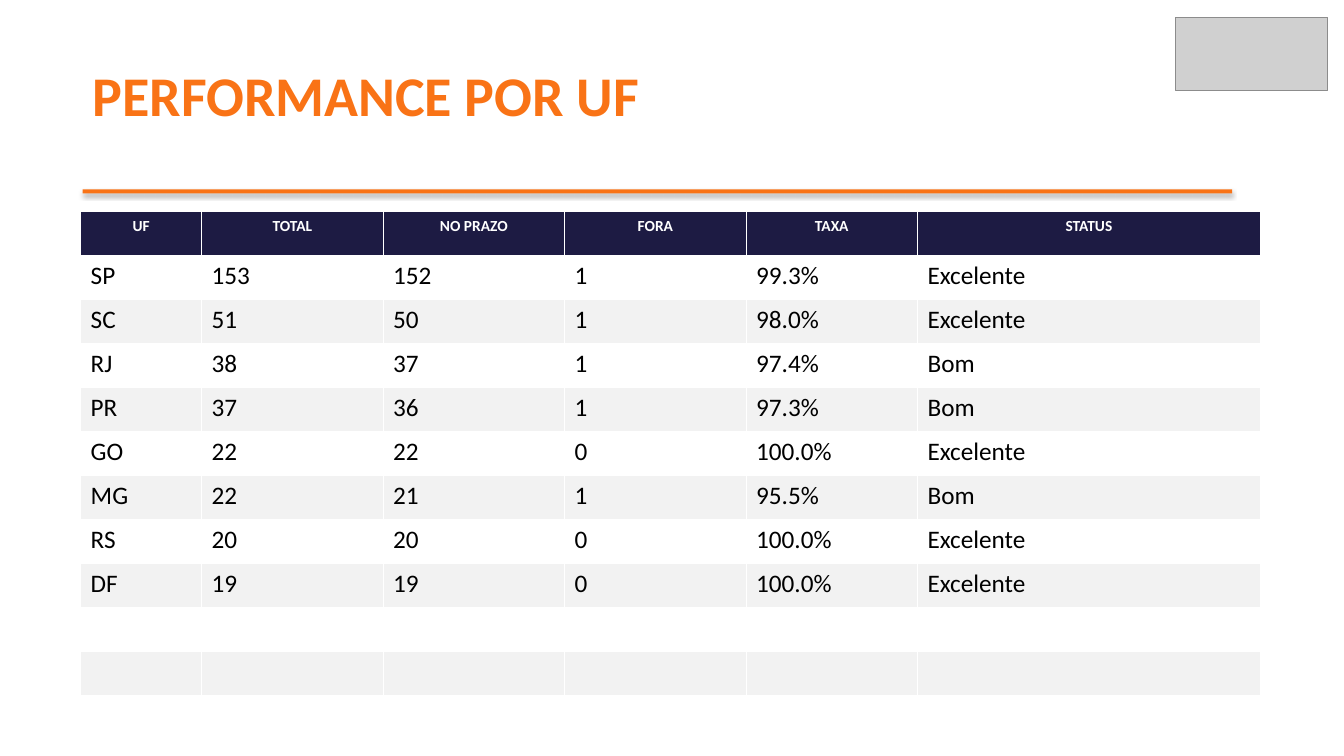
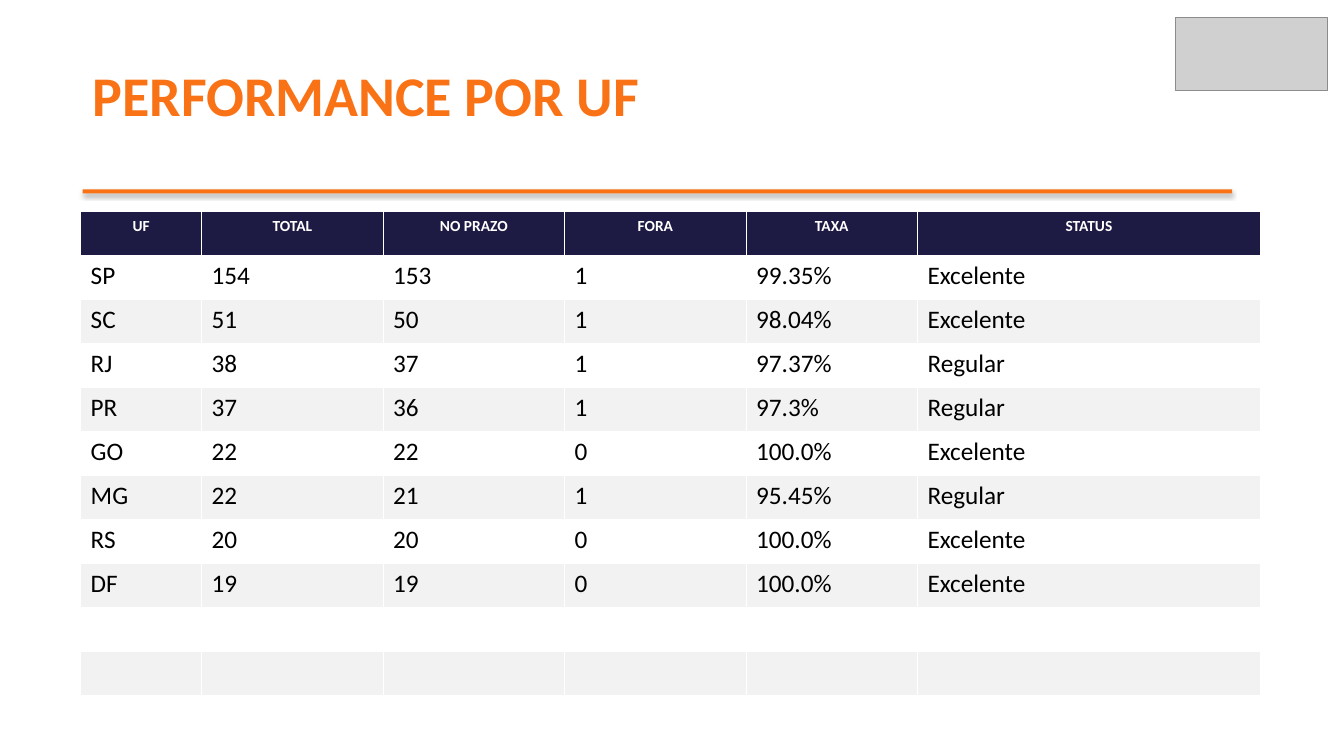
Before and after one commit to brendaelicia-sketch/PortoEX, a slide deck: slide 5 of pptx/maio_2026/FORTE_TRANSPORTES_DO_BRASIL_LT.pptx. Drawn at 1344x756 pixels with LibreOffice and Linux fonts; fonts in the diff are those of the drawing; grey boxes stand for pictures. Boxes give left, top, right and bottom in pixels: in the first picture for what was removed or moved away, otherwise in the second. Text is boxed around its words. In the diff, an @@ line names an element or a change of style, - is before the commit and + after.

```diff
--- a/pptx/maio_2026/FORTE_TRANSPORTES_DO_BRASIL_LT.pptx
+++ b/pptx/maio_2026/FORTE_TRANSPORTES_DO_BRASIL_LT.pptx
@@ table at [81,212,1260,696] @@
-row 2: SP | 153 | 152 | 1 | 99.3% | Excelente
+row 2: SP | 154 | 153 | 1 | 99.35% | Excelente
-row 3, column 5: 98.0%
+row 3, column 5: 98.04%
-row 4, column 5: 97.4%
+row 4, column 5: 97.37%
-row 4, column 6: Bom
+row 4, column 6: Regular
-row 5, column 6: Bom
+row 5, column 6: Regular
-row 7, column 5: 95.5%
+row 7, column 5: 95.45%
-row 7, column 6: Bom
+row 7, column 6: Regular
```
Also in this commit, not shown: 4 other slides changed, 1 slide added, 1 slide removed.
